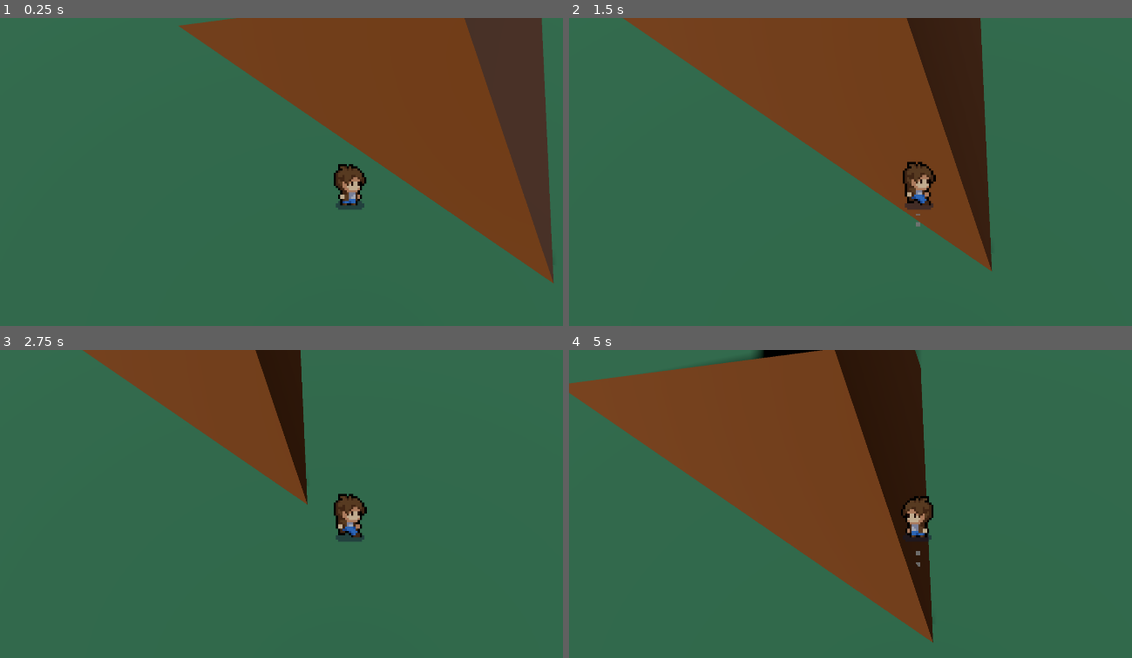
Above: before the commit, frames 1-4 (two rows, left to right).
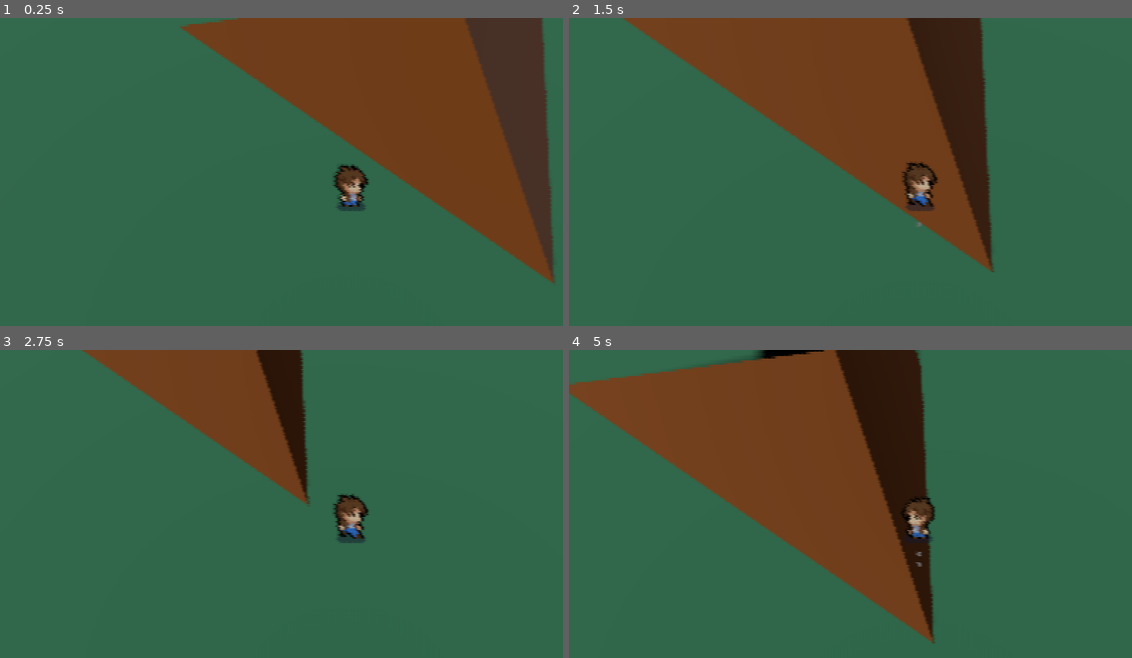
Above: after the commit, the same moments.

Repository: tahsin-s/PIxel-Perfect-3D
Game: Godot game, scene res://Layout.tscn
Same seed, same stepped clock (60 frames per second), same inputs: the game is played once before the commit and once after it.
Inputs:
- Up to frame 1 (0.25 s): no input
- Up to frame 2 (1.5 s): hold D (move_right) 0.53-1.28 s; tap K (jump) at 0.77 s; hold S (move_down) from 1.28 s (still down)
- Up to frame 3 (2.75 s): tap K (jump) at 1.52 s; release S (move_down) at 2.03 s; hold D (move_right) from 2.03 s (still down)
- Up to frame 4 (5 s): release D (move_right) at 2.78 s; hold W (move_up) 2.78-3.53 s; tap K (jump) at 3.02, 3.77, 4.52 s; hold A (move_left) from 3.53 s (still down)

The runs differ from the first frame. In frame 1, 0.6% of the frame differs, in the area x 31-99%, y 0-87%; in frame 2, 0.7%; in frame 3, 0.7%; in frame 4, 1.0%, in the area x 0-66%, y 0-96%.

Commit message:
Add pixelation shader and gaussian blur

Diff:
--- a/Layout.tscn
+++ b/Layout.tscn
@@ -1,8 +1,10 @@
-[gd_scene load_steps=10 format=3 uid="uid://dg8mt57fuxxng"]
+[gd_scene load_steps=14 format=3 uid="uid://dg8mt57fuxxng"]
 
 [ext_resource type="Script" path="res://CameraPivot.gd" id="1_c1l2f"]
 [ext_resource type="Script" path="res://Scaling_preset.gd" id="2_kqtwt"]
 [ext_resource type="PackedScene" uid="uid://bgo7805p8aqfj" path="res://char scenes/player_body.tscn" id="3_vdyps"]
+[ext_resource type="Shader" path="res://pixelation.gdshader" id="4_4sw7b"]
+[ext_resource type="Shader" path="res://gaussian_blur.gdshader" id="5_pm6he"]
 
 [sub_resource type="StandardMaterial3D" id="StandardMaterial3D_5rnfq"]
 albedo_color = Color(0.188235, 0.454902, 0.317647, 1)
@@ -24,6 +26,13 @@
 
 [sub_resource type="ConvexPolygonShape3D" id="ConvexPolygonShape3D_ij82x"]
 points = PackedVector3Array(3.09818, 5.024, 5, 15.5, -5.024, 5, 3.09818, 5.024, -5, -15.5, -5.024, 5, 15.5, -5.024, -5, -15.5, -5.024, -5)
+
+[sub_resource type="ShaderMaterial" id="ShaderMaterial_7x7wo"]
+shader = ExtResource("4_4sw7b")
+shader_parameter/resolution = Vector2(320, 180)
+
+[sub_resource type="ShaderMaterial" id="ShaderMaterial_f3in3"]
+shader = ExtResource("5_pm6he")
 
 [node name="Layout" type="Node2D"]
 
@@ -75,3 +84,23 @@
 [node name="DirectionalLight3D" type="DirectionalLight3D" parent="3D Level Viewport/SubViewport/Scaling_preset"]
 transform = Transform3D(0.990002, -0.0612482, -0.127066, 0.141057, 0.429868, 0.891805, 0, -0.900812, 0.434209, 0, 0, 0)
 shadow_enabled = true
+
+[node name="Pixelation Effect" type="CanvasLayer" parent="."]
+
+[node name="ColorRect" type="ColorRect" parent="Pixelation Effect"]
+material = SubResource("ShaderMaterial_7x7wo")
+anchors_preset = 15
+anchor_right = 1.0
+anchor_bottom = 1.0
+grow_horizontal = 2
+grow_vertical = 2
+
+[node name="Gaussian" type="CanvasLayer" parent="."]
+
+[node name="ColorRect" type="ColorRect" parent="Gaussian"]
+material = SubResource("ShaderMaterial_f3in3")
+anchors_preset = 15
+anchor_right = 1.0
+anchor_bottom = 1.0
+grow_horizontal = 2
+grow_vertical = 2
--- /dev/null
+++ b/gaussian_blur.gdshader
@@ -0,0 +1,22 @@
+shader_type canvas_item;
+
+uniform sampler2D screen_texture : hint_screen_texture, repeat_disable, filter_nearest;
+
+// Blurs the screen in the X-direction.
+void fragment() {
+    vec3 col = texture(screen_texture, SCREEN_UV).xyz * 0.16;
+    col += texture(screen_texture, SCREEN_UV + vec2(SCREEN_PIXEL_SIZE.x, 0.0)).xyz * 0.15;
+    col += texture(screen_texture, SCREEN_UV + vec2(-SCREEN_PIXEL_SIZE.x, 0.0)).xyz * 0.15;
+    col += texture(screen_texture, SCREEN_UV + vec2(2.0 * SCREEN_PIXEL_SIZE.x, 0.0)).xyz * 0.12;
+    col += texture(screen_texture, SCREEN_UV + vec2(2.0 * -SCREEN_PIXEL_SIZE.x, 0.0)).xyz * 0.12;
+    col += texture(screen_texture, SCREEN_UV + vec2(3.0 * SCREEN_PIXEL_SIZE.x, 0.0)).xyz * 0.09;
+    col += texture(screen_texture, SCREEN_UV + vec2(3.0 * -SCREEN_PIXEL_SIZE.x, 0.0)).xyz * 0.09;
+    col += texture(screen_texture, SCREEN_UV + vec2(4.0 * SCREEN_PIXEL_SIZE.x, 0.0)).xyz * 0.05;
+    col += texture(screen_texture, SCREEN_UV + vec2(4.0 * -SCREEN_PIXEL_SIZE.x, 0.0)).xyz * 0.05;
+    COLOR.xyz = col;
+}
+
+//void light() {
+	// Called for every pixel for every light affecting the CanvasItem.
+	// Uncomment to replace the default light processing function with this one.
+//}
--- a/pixelation.gdshader
+++ b/pixelation.gdshader
@@ -1,19 +1,11 @@
 shader_type canvas_item;
 
 uniform sampler2D screen_texture : hint_screen_texture, repeat_disable, filter_nearest;
-uniform float pixelSize: hint_range(2, 16, 1) = 6;
+uniform vec2 resolution = vec2(320.0, 180.0);
 
+vec2 pixelate (vec2 uv){
+	return floor(uv * resolution) / resolution;
+}
 void fragment() {
-	vec2 iRes = 1.0 / SCREEN_PIXEL_SIZE;
-
-	float onePixelSizeX = 1.0 / iRes.x;
-	float onePixelSizeY = 1.0 / iRes.y;
-
-	float cellSizeX = float(pixelSize) * onePixelSizeX;
-	float cellSizeY = float(pixelSize) * onePixelSizeY;
-
-	float x = cellSizeX * floor(UV.x / cellSizeX);
-	float y = cellSizeY * floor(UV.y / cellSizeY);
-
-	COLOR = texture(screen_texture, vec2(x, y));
+	COLOR = texture(screen_texture, pixelate(SCREEN_UV));
 }
--- a/test_scene.tscn
+++ b/test_scene.tscn
@@ -11,7 +11,7 @@
 
 [sub_resource type="ShaderMaterial" id="ShaderMaterial_ch56h"]
 shader = ExtResource("4_efm8s")
-shader_parameter/pixelSize = 6.0
+shader_parameter/resolution = Vector2(320, 180)
 
 [node name="TestScene" type="Node3D"]
 
